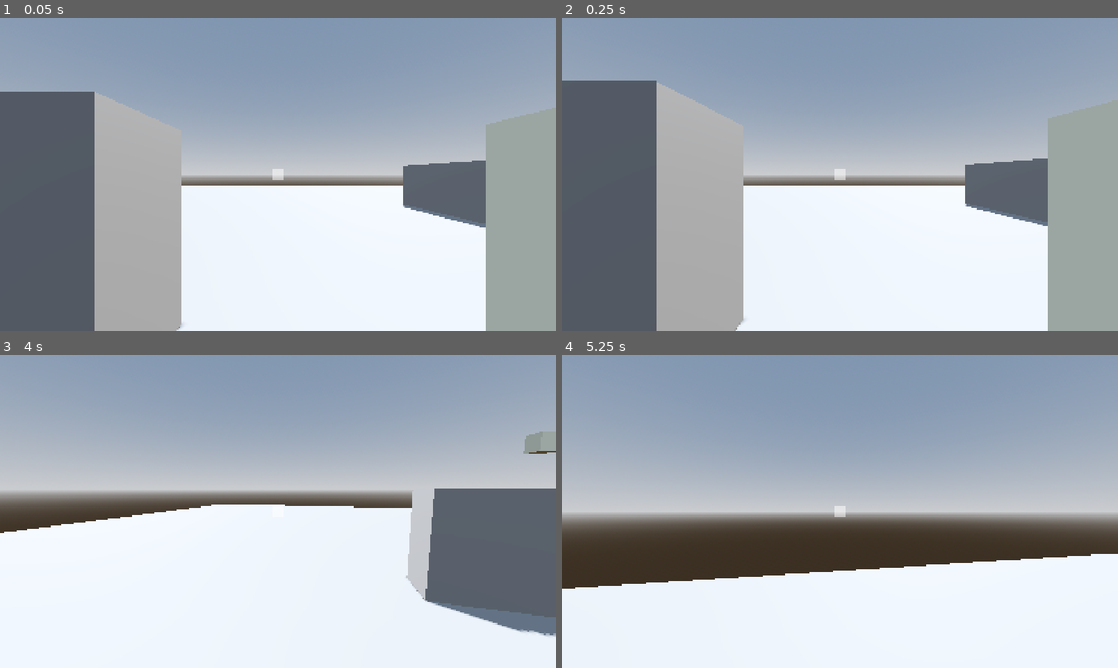
Above: before the commit, frames 1-4 (two rows, left to right).
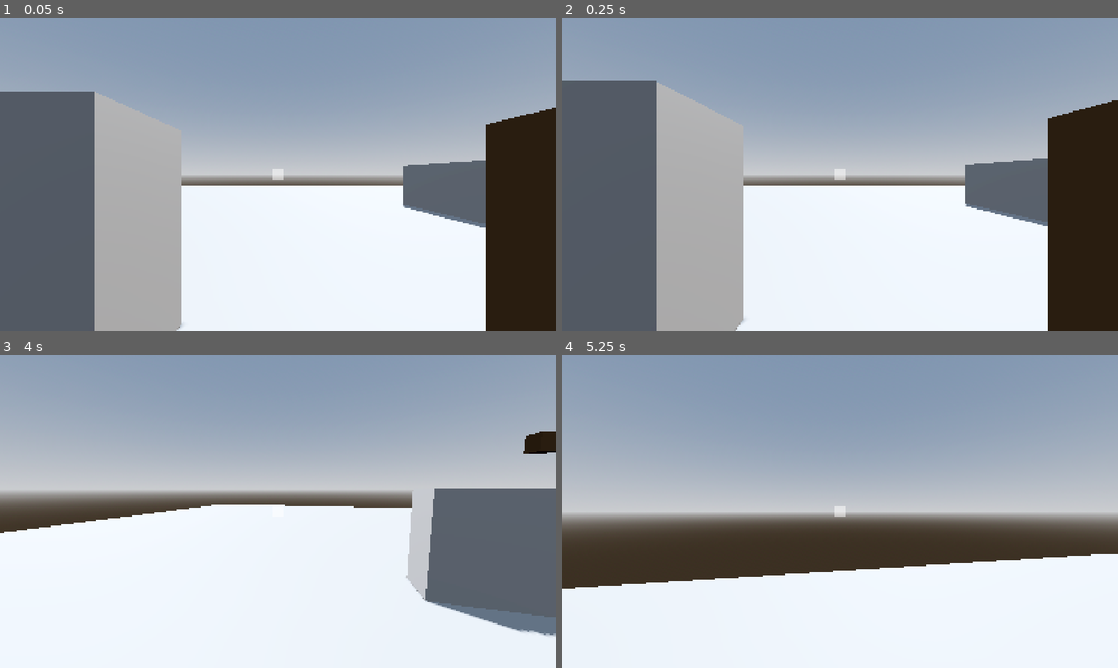
Above: after the commit, the same moments.

Repository: PixelSaver/PlacePixels
Game: Godot game, scene res://scriptsnscenes/main.tscn
The game is run twice, just before and just after one commit, with the same random seed, the same clock (stepped at 60 frames per second) and the same inputs.
Inputs (mouse positions are in pixels of both pictures, inside the frame that each line leads up to):
- Up to frame 1 (0.05 s): no input
- Up to frame 2 (0.25 s): no input
- Up to frame 3 (4 s): tap Enter at 0.5 s; move the mouse to (305, 511) at 0.52 s; hold W (up) from 0.53 s (still down); tap Space (jump) at 0.77, 1.52, 3.02, 3.77 s; move the mouse to (250, 511) at 1.27 s; move the mouse to (289, 505) at 2.02 s; move the mouse to (272, 517) at 2.77 s; move the mouse to (316, 514) at 3.52 s
- Up to frame 4 (5.25 s): keep holding W (up); move the mouse to (795, 508) at 4.27 s; tap Space (jump) at 4.52 s; move the mouse to (845, 511) at 5.02 s

The runs differ from the first frame. In frame 1, 8.7% of the frame differs, in the area x 87-100%, y 28-100%; in frame 2, 9.0%, in the area x 87-100%, y 26-100%; in frame 3, 0.4%; in frame 4, nothing differs.

Commit message:
Added colors to blocks

Diff:
--- a/resources/blocks/air.tres
+++ b/resources/blocks/air.tres
@@ -8,4 +8,5 @@
 is_transparent = true
 is_solid = false
 break_time = 0.0
+block_colors = Array[Color]([Color(0, 0, 0, 0)])
 metadata/_custom_type_script = "uid://dorvlrl34dn30"
--- a/resources/blocks/dirt.tres
+++ b/resources/blocks/dirt.tres
@@ -6,4 +6,5 @@
 script = ExtResource("1_psi48")
 id = 1
 block_name = "dirt"
+block_colors = Array[Color]([Color(0.3, 0.20639999, 0.08399999, 1)])
 metadata/_custom_type_script = "uid://dorvlrl34dn30"
--- a/scriptsnscenes/blocks/chunk.gd
+++ b/scriptsnscenes/blocks/chunk.gd
@@ -138,9 +138,8 @@
 	surface_tool.add_index(offset + 2)
 	surface_tool.add_index(offset + 3)
 
-func _get_block_color(_block_id:int, _face:String):
-	#TODO Fix and actually read color?
-	return Color.BEIGE
+func _get_block_color(block_id:int, face:String):
+	return BlockRegistry.get_block_by_id(block_id).block_colors[0] if BlockRegistry.get_block_by_id(block_id).block_colors[0] else Color.RED
 
 ## ME WHEN I ACTUALLY TRY TO MAKE THIS GO FARTHER THAN SIEGE
 
Not shown, changed: README.md
